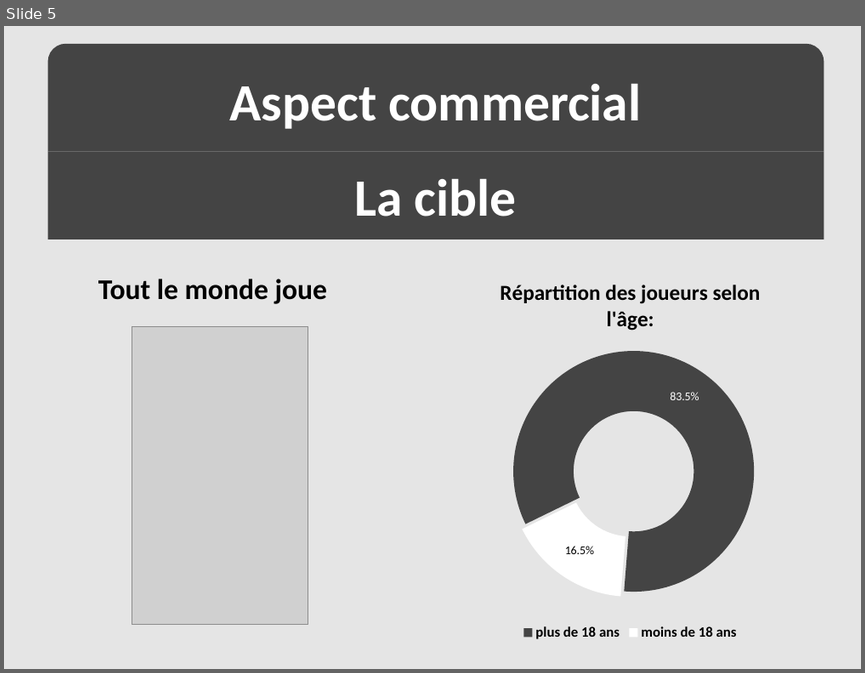
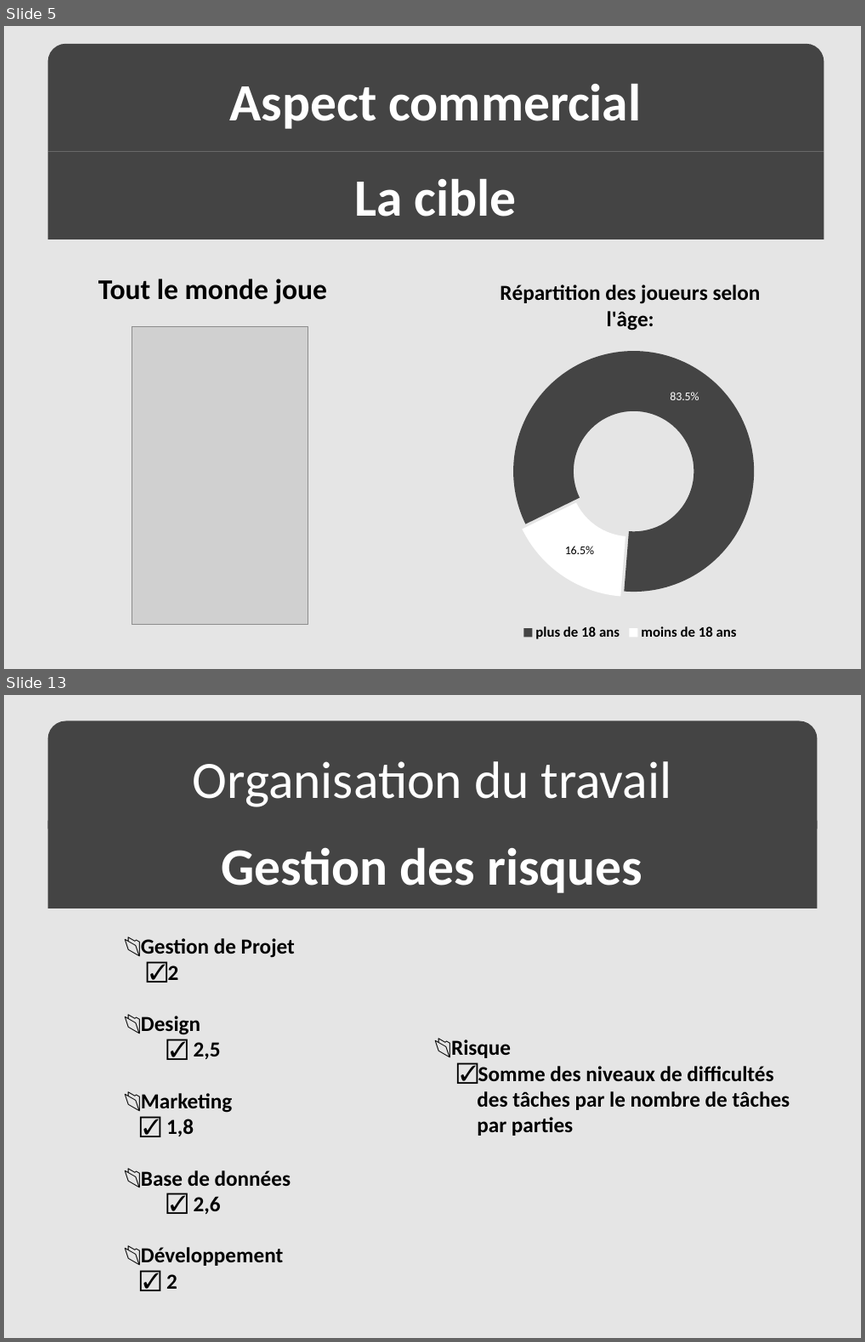
Before and after one commit to syu93/Split, a slide deck: Doc/Présentation/Présentation-Split.pptx. Shown one above the other, each under a label of ours: slide 5 before the commit, slides 5 and 13 after it; the slides between them are not shown. The pictures are 865x673 and 865x1342 pixels, drawn with LibreOffice and Linux fonts; fonts in the diff are those of the drawing; grey boxes stand for pictures. Boxes give left, top, right and bottom in pixels: in the first picture for what was removed or moved away, otherwise in the second. Text is boxed around its words. In the diff, an @@ line names an element or a change of style, - is before the commit and + after.

```diff
--- a/Doc/Présentation/Présentation-Split.pptx
+++ b/Doc/Présentation/Présentation-Split.pptx
@@ slide 13 added at (4,695,861,1338), background #E5E5E5 @@
@@ round same rect added at (47,721,817,828), fill #444444, 44 pt, text #FFFFFF @@
+Organisation du travail
@@ rectangle added at (47,821,817,908), fill #444444, 44 pt, text #FFFFFF, bold @@
+Gestion des risques
@@ text added at (141,938,295,1288), 18 pt, text #000000, bold @@
+📂 Gestion de Projet
+  ☑ 2
+📂 Design
+  ☑ 2,5
+📂 Marketing
+  ☑ 1,8
+📂 Base de données
+  ☑ 2,6
+📂 Développement
+  ☑ 2
@@ text added at (451,1039,790,1135), 18 pt, text #000000, bold @@
+📂 Risque
+  ☑ Somme des niveaux de difficultés des tâches par le nombre de tâches par parties
```
Also in this commit, not shown: 2 slides changed, 6 other slides added, 3 slides removed, 1 other file.
